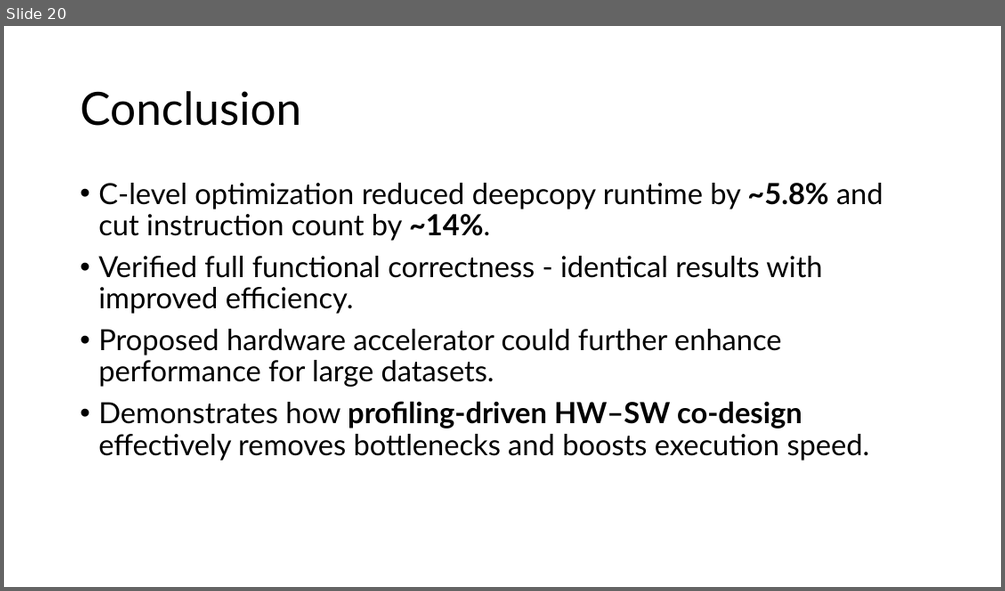
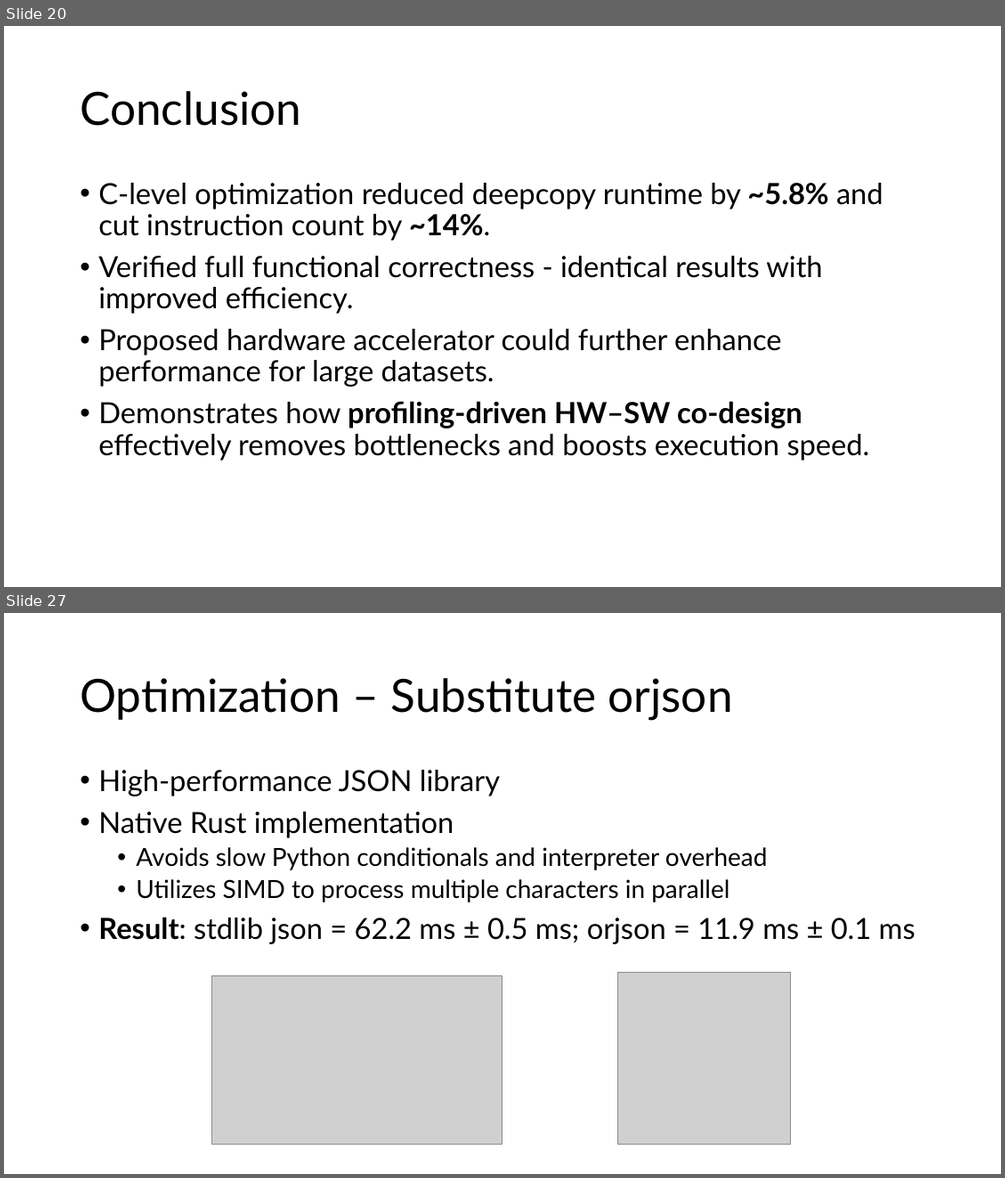
Before and after one commit to Dorknafo7/HW-SW-Co-Design-Project, a slide deck: project_presentation.pptx. Shown one above the other, each under a label of ours: slide 20 before the commit, slides 20 and 27 after it; the slides between them are not shown. The pictures are 1005x591 and 1005x1178 pixels, drawn with LibreOffice and Linux fonts; fonts in the diff are those of the drawing; grey boxes stand for pictures. Boxes give left, top, right and bottom in pixels: in the first picture for what was removed or moved away, otherwise in the second. Text is boxed around its words. In the diff, an @@ line names an element or a change of style, - is before the commit and + after.

Commit message:
ppt update - add json_dumps presentation

```diff
--- a/project_presentation.pptx
+++ b/project_presentation.pptx
@@ slide 27 added at [4,613,1001,1174], background #FFFFFF @@
@@ title added at [80,678,733,720], 44 pt, text #000000 @@
+Optimization – Substitute orjson
@@ text added at [98,770,915,944], 28 pt, text #000000 @@
+• High-performance JSON library
+• Native Rust implementation
+  • Avoids slow Python conditionals and interpreter overhead
+  • Utilizes SIMD to process multiple characters in parallel
+• Result: stdlib json = 62.2 ms ± 0.5 ms; orjson = 11.9 ms ± 0.1 ms
@@ picture added at [212,976,502,1144] @@
@@ picture added at [618,972,790,1144] @@
```
Also in this commit, not shown: 17 other slides added.
